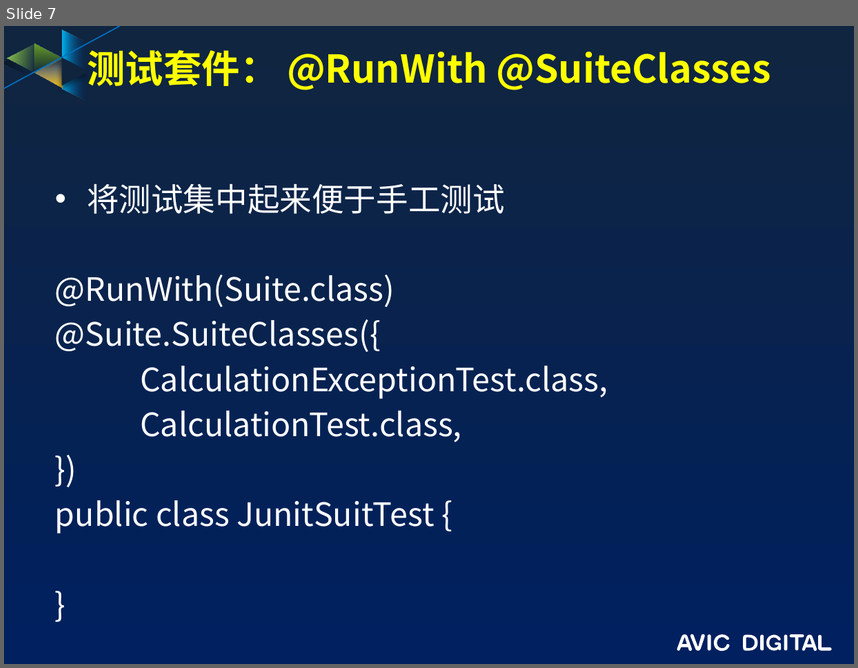
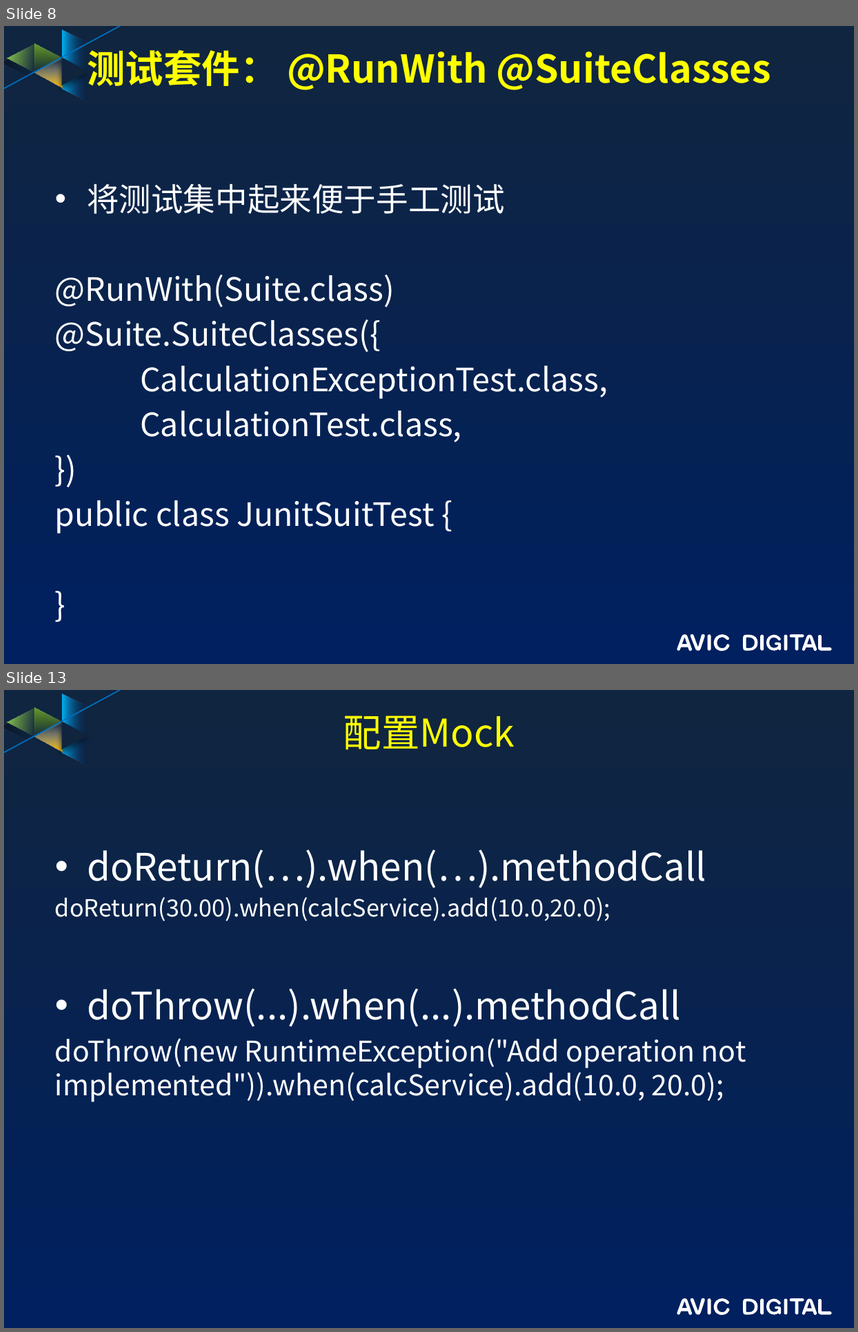
Before and after one commit to guofengzh/java-way, a slide deck: maven/docs/JUnit培训.pptx. Shown one above the other, each under a label of ours: slide 7 before the commit, slides 8 and 13 after it; the slides between them are not shown. The pictures are 858x668 and 858x1332 pixels, drawn with LibreOffice and Linux fonts; fonts in the diff are those of the drawing; background and template pictures are left out. Boxes give left, top, right and bottom in pixels: in the first picture for what was removed or moved away, otherwise in the second. Text is boxed around its words. In the diff, an @@ line names an element or a change of style, - is before the commit and + after.

```diff
--- a/maven/docs/JUnit培训.pptx
+++ b/maven/docs/JUnit培训.pptx
@@ slide 13 added at [4, 690, 854, 1328], background gradient #10253F to #002060; not listed: 17 template elements that a slide beside it also shows @@
@@ title added at [343, 716, 515, 750], 32.4 pt, text #FFFF00 @@
+配置Mock
@@ text added at [55, 849, 746, 1102], 24 pt, text #FFFFFF @@
+• doReturn(…).when(…).methodCall
+doReturn(30.00).when(calcService).add(10.0,20.0);
+• doThrow(...).when(...).methodCall
+doThrow(new RuntimeException("Add operation not implemented")).when(calcService).add(10.0, 20.0);
@@ what was slide 7 is now slide 8 @@
```
Also in this commit, not shown: 3 slides changed, 9 other slides added, 8 other files.
